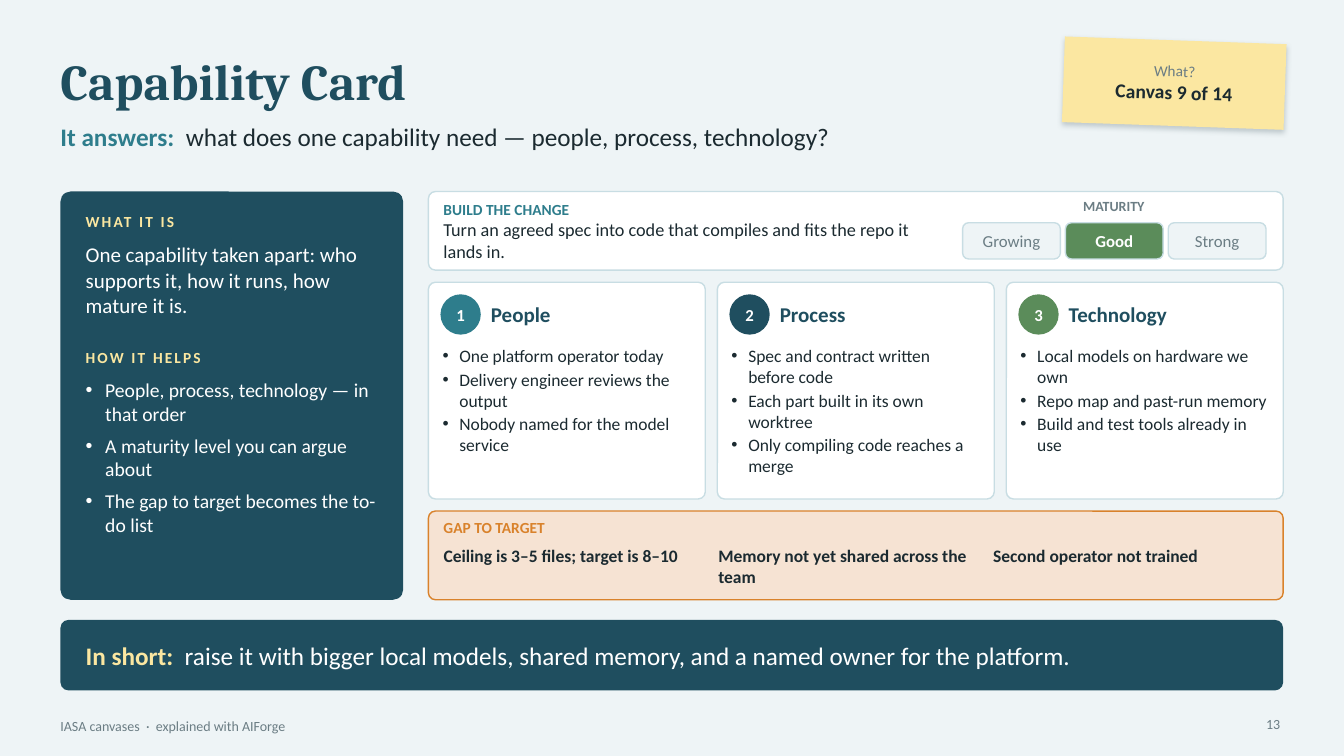
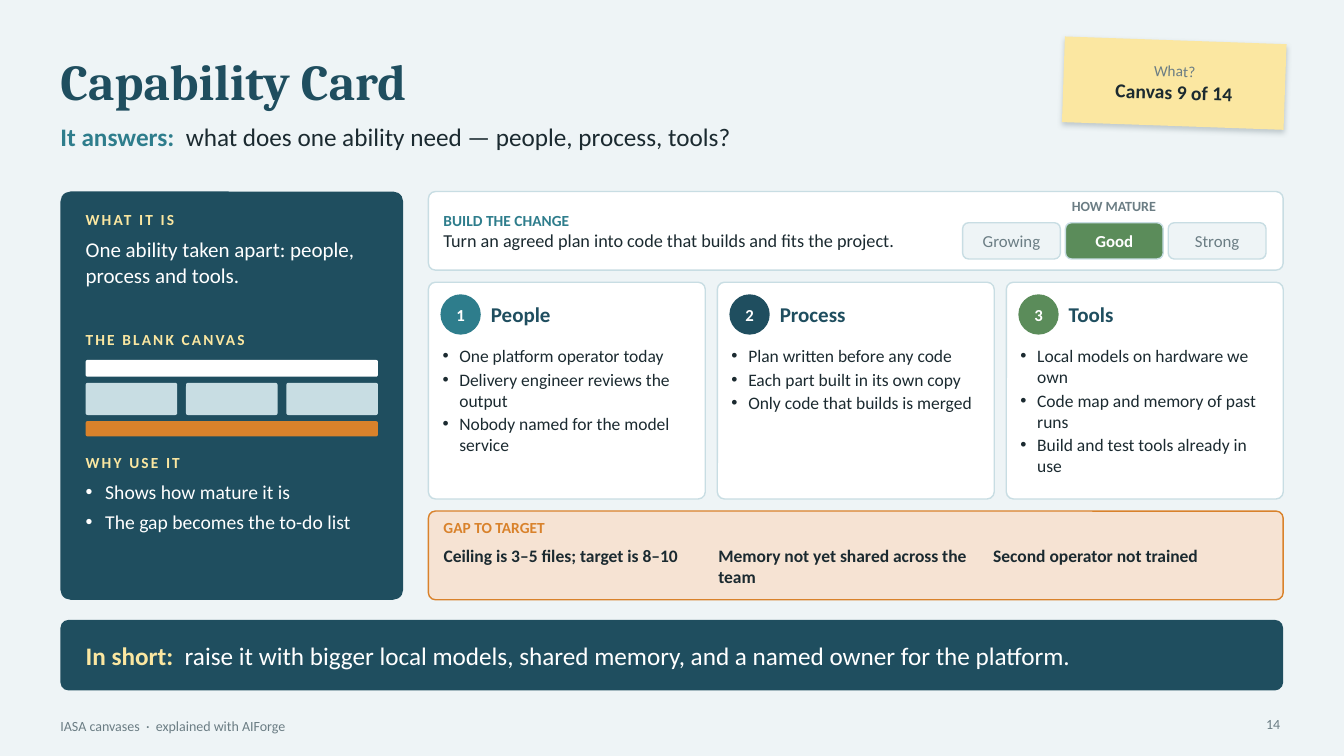
Before and after one commit to Manikanta-Reddy-Pasala/tools, a slide deck: slide 14 of course/iasa-aiforge/IASA-Canvases-with-AIForge.pptx (slide 13 before the commit). Drawn at 1344x756 pixels with LibreOffice and Linux fonts; fonts in the diff are those of the drawing. Boxes give left, top, right and bottom in pixels: in the first picture for what was removed or moved away, otherwise in the second. Text is boxed around its words. In the diff, an @@ line names an element or a change of style, - is before the commit and + after.

```diff
--- a/course/iasa-aiforge/IASA-Canvases-with-AIForge.pptx
+++ b/course/iasa-aiforge/IASA-Canvases-with-AIForge.pptx
@@ text at bbox=[60, 128, 730, 150]: text changed @@
-It answers: what does one capability need — people, process, technology?
+It answers: what does one ability need — people, process, tools?
@@ text at bbox=[1072, 202, 1156, 211]: text changed @@
-MATURITY
+HOW MATURE
@@ text "WHAT IT IS": place and size @@
-text "WHAT IT IS" at bbox=[86, 212, 378, 240]
+text "WHAT IT IS" at bbox=[86, 210, 378, 236]
@@ text at bbox=[443, 234, 894, 250]: text changed @@
-Turn an agreed spec into code that compiles and fits the repo it lands in.
+Turn an agreed plan into code that builds and fits the project.
@@ text added at bbox=[486, 216, 511, 226], 11 pt, text #FBE7A1, bold @@
+THE BLANK CANVAS
@@ text at bbox=[86, 242, 354, 287]: text changed @@
-One capability taken apart: who supports it, how it runs, how mature it is.
+One ability taken apart: people, process and tools.
@@ text at bbox=[1069, 307, 1114, 322]: text changed @@
-Technology
+Tools
@@ text removed at bbox=[86, 353, 201, 363] @@
-HOW IT HELPS
@@ text at bbox=[748, 350, 971, 412]: text changed @@
-• Spec and contract written before code
-• Each part built in its own worktree
-• Only compiling code reaches a merge
+• Plan written before any code
+• Each part built in its own copy
+• Only code that builds is merged
@@ rounded rectangle added at bbox=[86, 360, 378, 377], fill #FFFFFF @@
@@ rounded rectangle added at bbox=[86, 383, 177, 415], fill #C8DDE3 @@
@@ rounded rectangle added at bbox=[187, 383, 278, 415], fill #C8DDE3 @@
@@ rounded rectangle added at bbox=[286, 383, 378, 415], fill #C8DDE3 @@
@@ text at bbox=[1037, 395, 1256, 428]: text changed @@
-• Repo map and past-run memory
+• Code map and memory of past runs
@@ rounded rectangle added at bbox=[86, 421, 378, 437], fill #D9822B @@
@@ text added at bbox=[86, 458, 180, 468], 11 pt, text #FBE7A1, bold @@
+WHY USE IT
@@ text at bbox=[105, 485, 350, 533]: text changed @@
-• People, process, technology — in that order
-• A maturity level you can argue about
-• The gap to target becomes the to-do list
+• Shows how mature it is
+• The gap becomes the to-do list
@@ page number at bbox=[1266, 720, 1280, 729]: text changed @@
-13
+14
```
Also in this commit, not shown: 15 other slides changed, 1 slide added, 3 other files.
